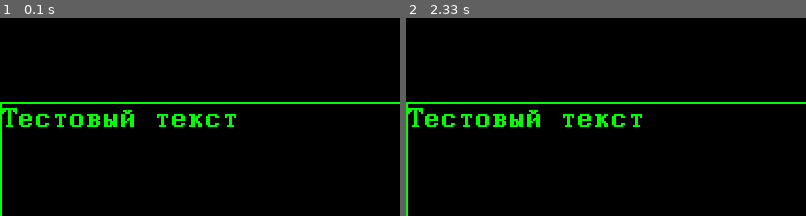
Above: before the commit, frames 1-2 (left to right).
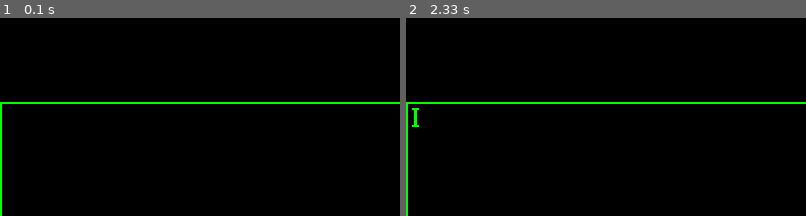
Above: after the commit, the same moments.

Repository: MaximElkinson/Pygame_SuperProject
Game: pygame game, started from игра.py
Two runs of this game, one before a commit and one after it. Both use one fixed random seed, a clock stepped at 60 frames per second and the inputs below.
Inputs (mouse positions are % of the whole screen's width and height, from its top left):
- Up to frame 1 (0.1 s): no input
- Up to frame 2 (2.33 s): press the mouse at (8, 5) at 0.37 s; move the mouse to (27, 14) at 0.47 s; release the mouse at (46, 22) at 0.6 s
The pictures show only the part of the screen within x 0-50%, y 28-78%; the shares and areas given below are measured in that part.

The runs differ from the first frame. In frame 1, 1.7% of the frame differs, in the area x 0-59%, y 45-56%; in frame 2, 1.6%.

Commit message:
Обновление класса Speech: теперь с озвучкой!

Diff:
--- a/игра.py
+++ b/игра.py
@@ -3,6 +3,7 @@
 pygame.init()
 width, height = 800, 400
 MAIN_FONT = pygame.font.Font("cool pixel font.ttf", 30)
+SPEECH_SOUND = pygame.mixer.Sound("voice_sans.wav")
 DEFAULT_DESIGN = {  # Дизайн по умолчанию (ставятся именно эти параметры, если не указано иначе)
     "size": (50, 50),  # Размер
     "color": (0, 0, 0),  # Цвет области
@@ -115,7 +116,7 @@
 
 
 class Speech(GameRect):  # Я не помню, как эта штука называется, но короче тут текст сидит
-    def __init__(self, y, *args, **kwargs):
+    def __init__(self, y, speech=SPEECH_SOUND, *args, **kwargs):
         if len(args) == 1 and type(args[0]) == RectDesign and len(kwargs) == 0:
             super().__init__(0, height - y, args[0])
         elif len(args) == 1 and type(args[0]) == RectDesign and len(kwargs) > 0:
@@ -125,6 +126,21 @@
         else:
             super().__init__(0, height - y)
         self.change_design(selectable=False, size=(width, y), dotext=True)
+        self.text = self.design["text"]
+        self.rate = 130
+        self.step = 0
+        self.speech = speech
+
+    def render(self, mpos):
+        self.change_design(text=self.text[:self.step // self.rate])
+        super().render(mpos)
+        if self.step % self.rate == 0 and self.text[self.step // self.rate - 1] not in " ,.":
+            self.speech.play()
+        self.step += len(self.text) * self.rate + 1 > self.step
+
+    def set_text(self, text):
+        self.text = text
+        self.step = 0
 
 
 class Button(GameRect):
@@ -149,7 +165,7 @@
     # Инициализируем две кнопки
     buttons = [Button(10, 10, 110, 30, 'Играть', (0, 0, 0), (0, 255, 0), exit),
                Button(10, 40, 110, 30, 'Выход', (0, 0, 0), (0, 255, 0), exit)]
-    dialogue = Speech(200, boundcolor=(0, 255, 0), textcolor=(0, 255, 0), reverse=True)
+    dialogue = Speech(200, text="It's me, SANS UNDERTALE", boundcolor=(0, 255, 0), textcolor=(0, 255, 0), reverse=True)
     # Теоретическое положение курсора
     # по умолчанию
     mouse_pos = (0, 0)
Not shown, added: voice_sans.wav
